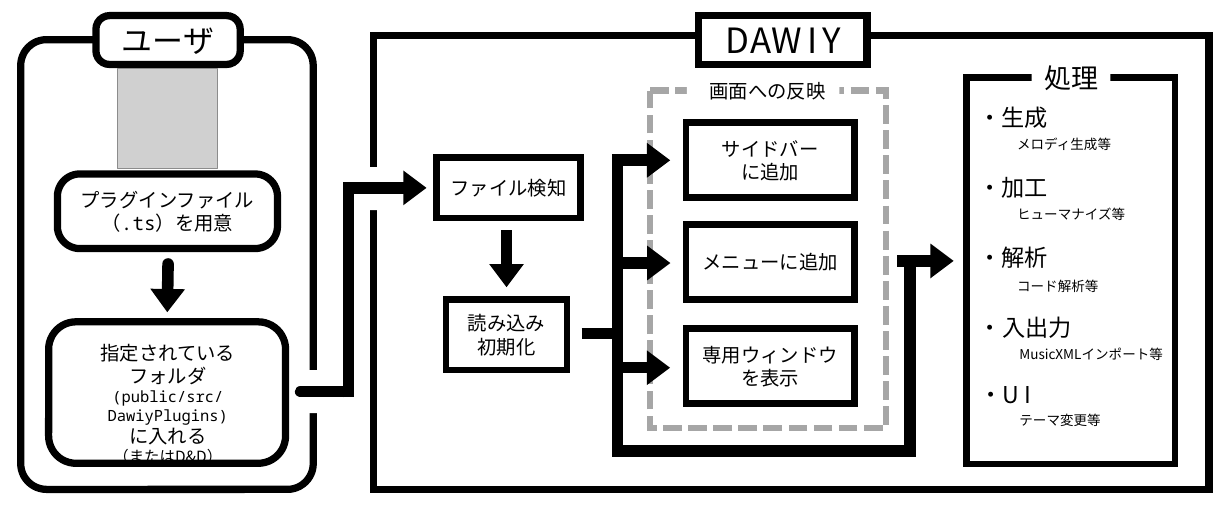
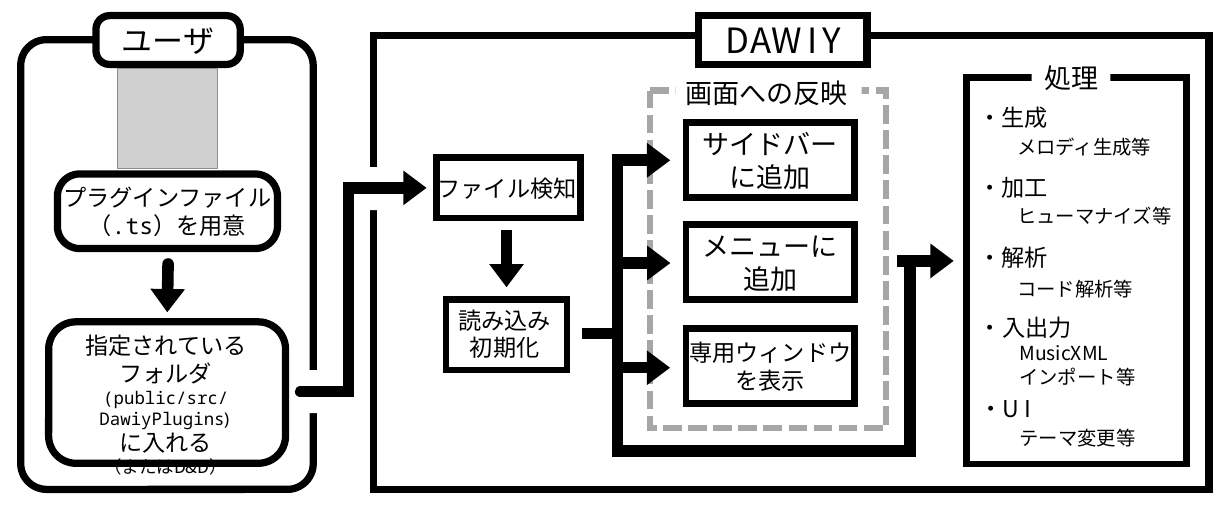
Before and after one commit to muse-studio/pbl2025, a slide deck: slide 1 of fig/installation_procedure.pptx. Drawn at 1232x522 pixels with LibreOffice and Linux fonts; fonts in the diff are those of the drawing; grey boxes stand for pictures. Boxes give left, top, right and bottom in pixels: in the first picture for what was removed or moved away, otherwise in the second. Text is boxed around its words. In the diff, an @@ line names an element or a change of style, - is before the commit and + after.

```diff
--- a/fig/installation_procedure.pptx
+++ b/fig/installation_procedure.pptx
@@ text "画面への反映" moved from (x1=687, y1=69, x2=839, y2=112) to (x1=685, y1=80, x2=847, y2=105) @@
@@ text "画面への反映" at (x1=685, y1=80, x2=847, y2=105): size 20 to 28 pt; vertical alignment middle to top; fill #FFFFFF to none @@
@@ rectangle added at (x1=675, y1=69, x2=861, y2=112), fill #FFFFFF @@
@@ rounded rectangle resized from (x1=966, y1=77, x2=1175, y2=463) to (x1=966, y1=77, x2=1186, y2=463) @@
@@ rounded rectangle "サイドバー" at (x1=686, y1=122, x2=854, y2=197): size 20 to 28 pt @@
@@ text added at (x1=438, y1=173, x2=577, y2=203), 24 pt, text #000000 @@
+ファイル検知
@@ text in rounded rectangle at (x1=450, y1=178, x2=566, y2=197): text removed @@
-ファイル検知
@@ text added at (x1=63, y1=183, x2=271, y2=236), 24 pt, text #000000 @@
+プラグインファイル
+（.ts）を用意
@@ text in rounded rectangle at (x1=81, y1=191, x2=255, y2=232): text removed @@
-プラグインファイル
-（.ts）を用意
@@ text in rounded rectangle at (x1=703, y1=235, x2=838, y2=291): text changed; size 20 to 28 pt @@
-メニューに追加
+メニューに
+追加
@@ text "指定されている" moved from (x1=100, y1=343, x2=235, y2=467) to (x1=85, y1=334, x2=247, y2=475) @@
@@ text "指定されている" at (x1=85, y1=334, x2=247, y2=475): size 20 to 24 pt in "指定されている", "フォルダ", "に入れる"; size 16 to 18 pt in "(public/src/DawiyPlugins)", "（またはD&D）"; letter spacing 0 to -3 pt in "(public/src/DawiyPlugins)" @@
@@ text added at (x1=458, y1=309, x2=551, y2=358), 24 pt, text #000000 @@
+読み込み
+初期化
@@ text in rounded rectangle at (x1=468, y1=313, x2=545, y2=356): text removed @@
-読み込み
-初期化
@@ text added at (x1=689, y1=341, x2=851, y2=391), 24 pt, text #000000 @@
+専用ウィンドウ
+を表示
@@ text in rounded rectangle at (x1=703, y1=345, x2=838, y2=387): text removed @@
-専用ウィンドウ
-を表示
@@ text at (x1=1019, y1=345, x2=1135, y2=386): text changed; size 14 to 20 pt @@
-MusicXMLインポート等
+MusicXML
+インポート等
@@ text "・U I" moved from (x1=979, y1=386, x2=1031, y2=404) to (x1=979, y1=400, x2=1031, y2=418) @@
@@ size 14 to 20 pt in 4 elements at (x1=1017, y1=279, x2=1133, y2=298), (x1=1017, y1=137, x2=1151, y2=156), (x1=1017, y1=206, x2=1171, y2=225), (x1=1019, y1=428, x2=1135, y2=447) @@
@@ text "テーマ変更等" moved from (x1=1019, y1=413, x2=1100, y2=426) to (x1=1019, y1=428, x2=1135, y2=447) @@
```
Also in this commit, not shown: 3 other files.
